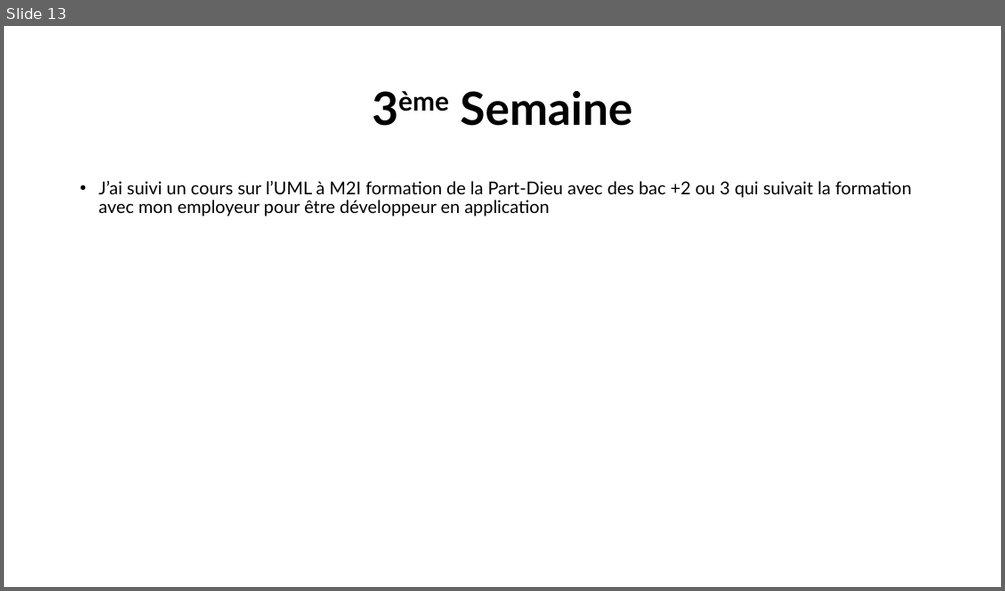
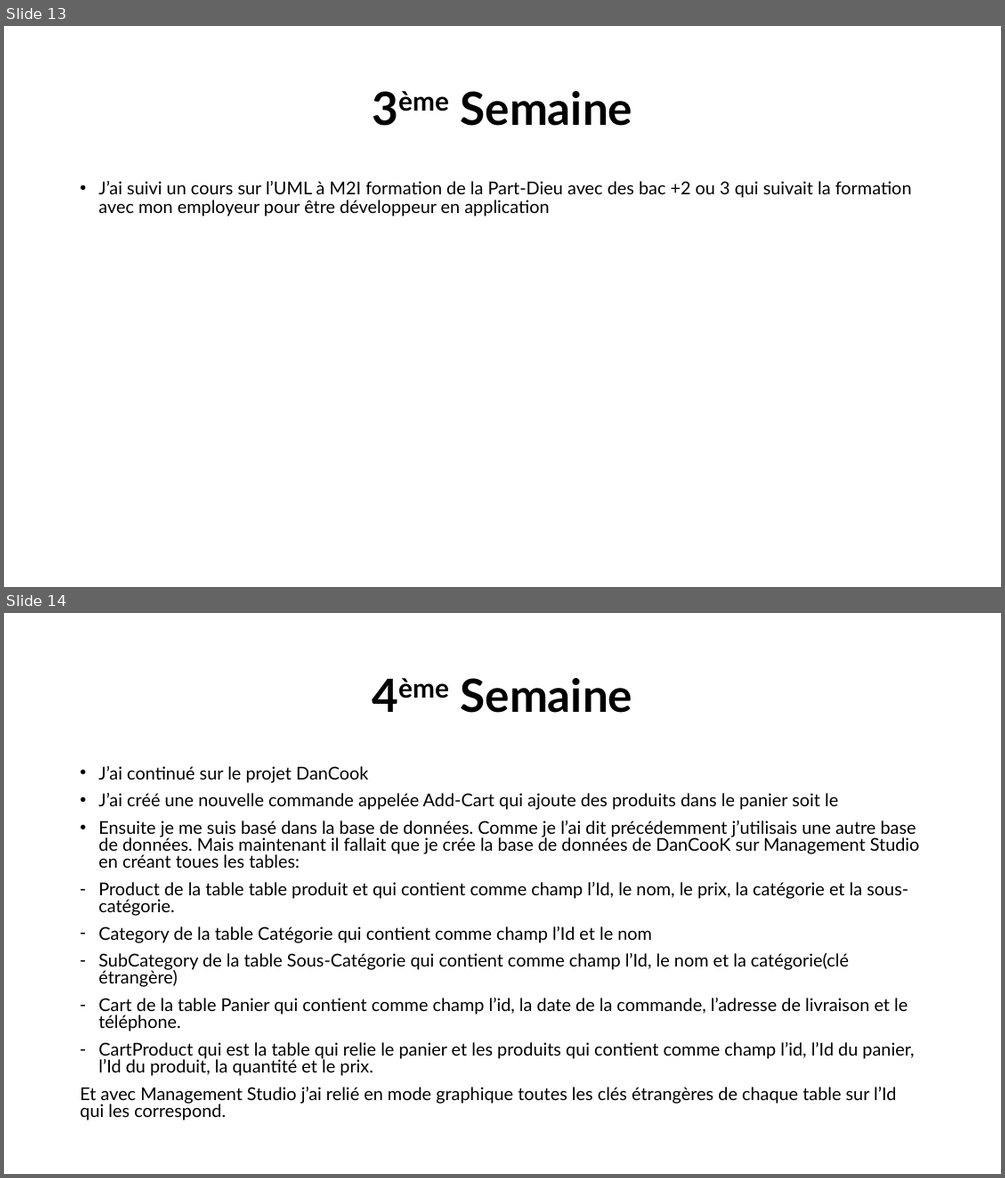
Before and after one commit to alimakri/DanCookStage, a slide deck: Documents/DanCook_Stage.pptx. Shown one above the other, each under a label of ours: slide 13 before the commit, slides 13 and 14 after it. The pictures are 1005x591 and 1005x1178 pixels, drawn with LibreOffice and Linux fonts; fonts in the diff are those of the drawing. Boxes give left, top, right and bottom in pixels: in the first picture for what was removed or moved away, otherwise in the second. Text is boxed around its words. In the diff, an @@ line names an element or a change of style, - is before the commit and + after.

```diff
--- a/Documents/DanCook_Stage.pptx
+++ b/Documents/DanCook_Stage.pptx
@@ slide 14 added at bbox=[4, 613, 1001, 1174], background #FFFFFF @@
@@ title added at bbox=[460, 678, 632, 713], 44 pt, text #000000, bold @@
+4ème Semaine
@@ text added at bbox=[80, 766, 920, 1120], 17 pt, text #000000 @@
+• J’ai continué sur le projet DanCook
+• J’ai créé une nouvelle commande appelée Add-Cart qui ajoute des produits dans le panier soit le
+• Ensuite je me suis basé dans la base de données. Comme je l’ai dit précédemment j’utilisais une autre base de données. Mais maintenant il fallait que je crée la base de données de DanCooK sur Management Studio en créant toues les tables:
+– Product de la table table produit et qui contient comme champ l’Id, le nom, le prix, la catégorie et la sous-catégorie.
+– Category de la table Catégorie qui contient comme champ l’Id et le nom
+– SubCategory de la table Sous-Catégorie qui contient comme champ l’Id, le nom et la catégorie(clé étrangère)
+– Cart de la table Panier qui contient comme champ l’id, la date de la commande, l’adresse de livraison et le téléphone.
+– CartProduct qui est la table qui relie le panier et les produits qui contient comme champ l’id, l’Id du panier, l’Id du produit, la quantité et le prix.
+Et avec Management Studio j’ai relié en mode graphique toutes les clés étrangères de chaque table sur l’Id qui les correspond.
```
Also in this commit, not shown: 1 slide changed, 2 other slides added, 8 other files.
